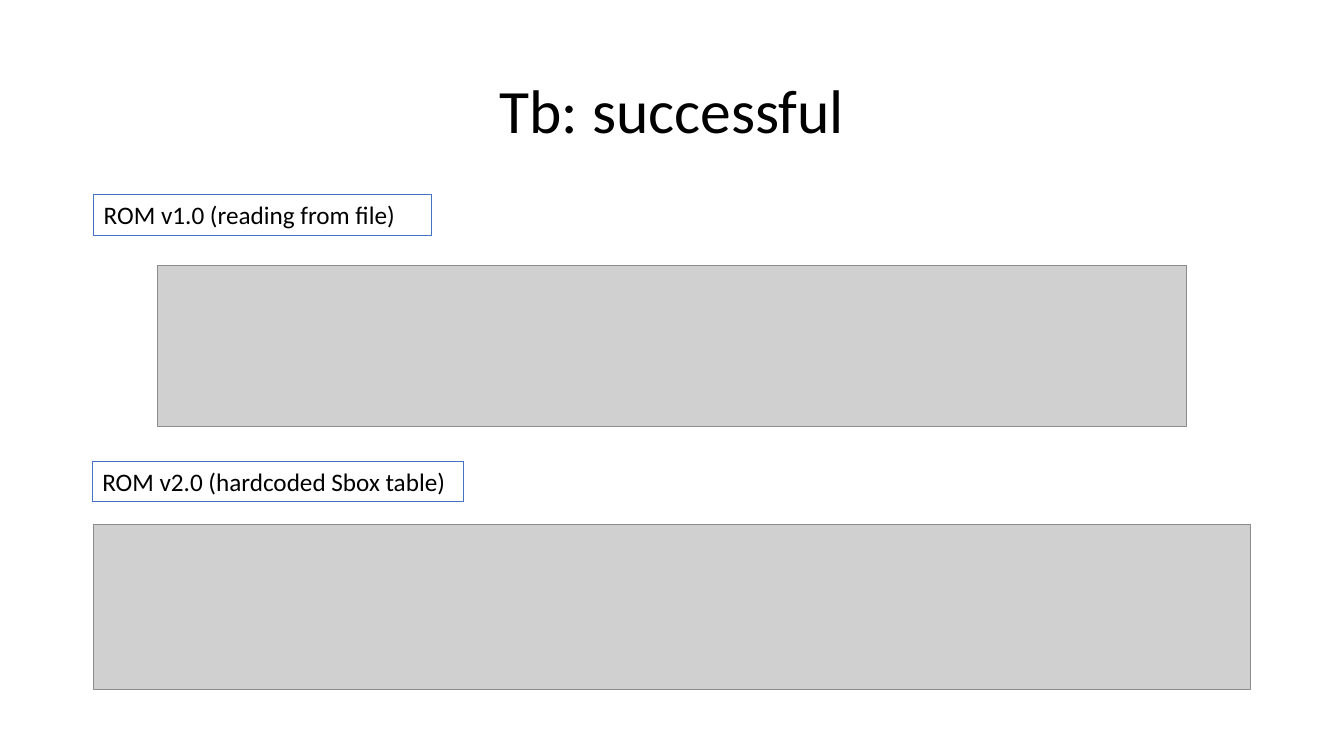
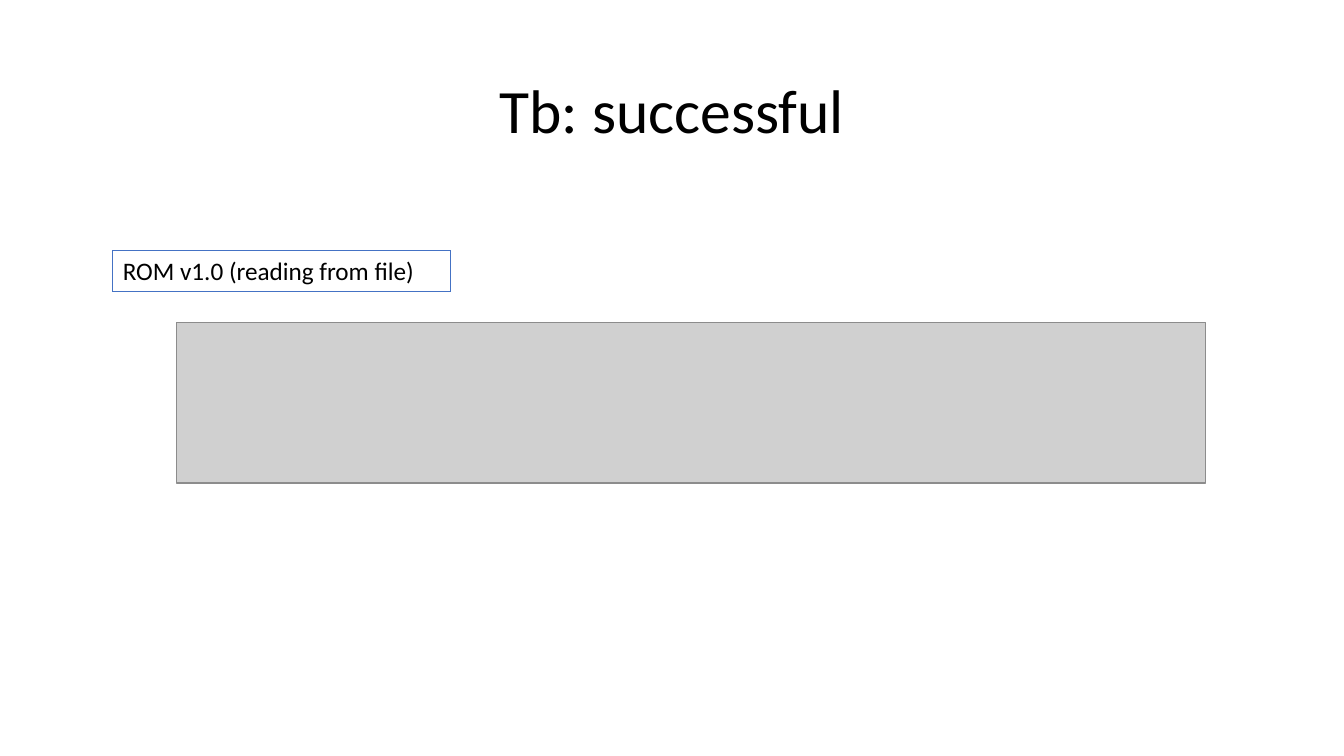
Before and after one commit to acarreteroc99/AES256-IP-Core, a slide deck: slide 10 of ASIC_hardware_blockLevelStructure.pptx. Drawn at 1344x756 pixels with LibreOffice and Linux fonts; fonts in the diff are those of the drawing; grey boxes stand for pictures. Boxes give left, top, right and bottom in pixels: in the first picture for what was removed or moved away, otherwise in the second. Text is boxed around its words. In the diff, an @@ line names an element or a change of style, - is before the commit and + after.

```diff
--- a/ASIC_hardware_blockLevelStructure.pptx
+++ b/ASIC_hardware_blockLevelStructure.pptx
@@ rectangle "ROM v1.0 (reading from file)": place and size @@
-rectangle "ROM v1.0 (reading from file)" at (94,195,432,235)
+rectangle "ROM v1.0 (reading from file)" at (113,251,451,291)
@@ picture: place and size @@
-picture at (157,266,1187,427)
+picture at (176,322,1206,483)
@@ rectangle removed at (93,462,464,502) @@
-ROM v2.0 (hardcoded Sbox table)
@@ picture removed at (94,524,1250,690) @@
```
Also in this commit, not shown: 3 other slides changed, 2 slides removed, 6 other files.
